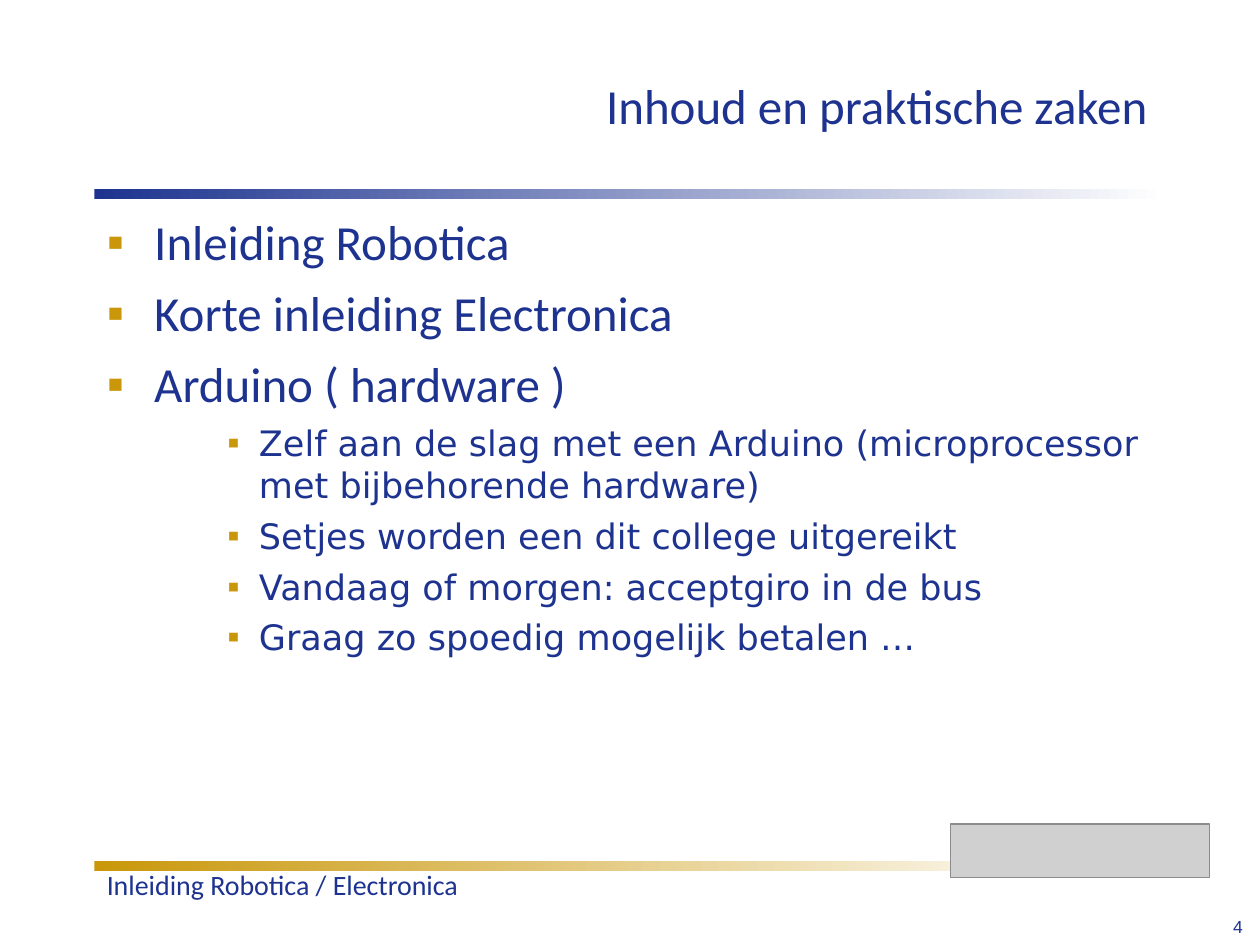
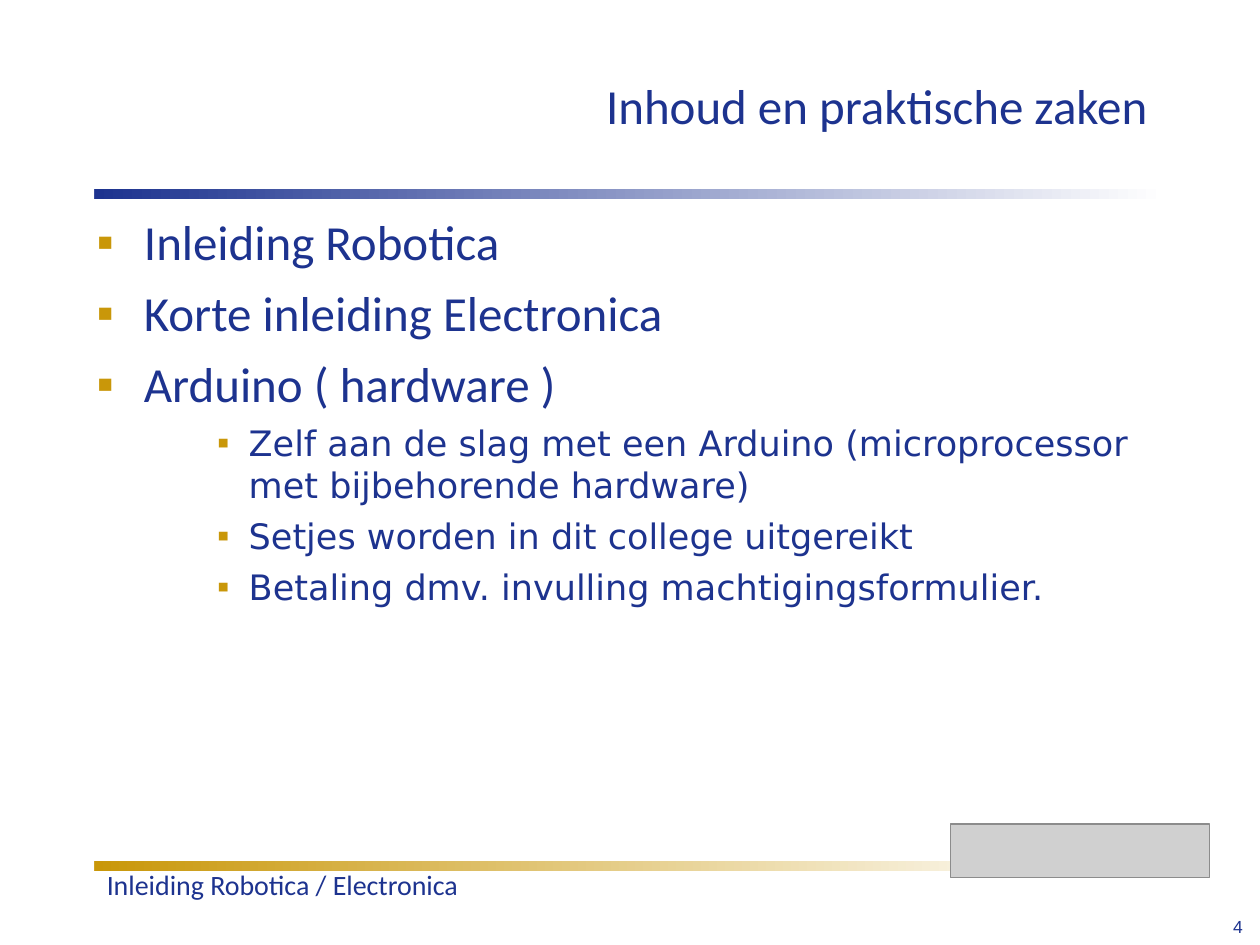
Before and after one commit to humiq/Greendevelopment, a slide deck: slide 4 of trunk/documents/Colleges/ISIROB College 1.ppt. Drawn at 1260x945 pixels with LibreOffice and Linux fonts; fonts in the diff are those of the drawing; grey boxes stand for pictures; background and template pictures are left out. Boxes give left, top, right and bottom in pixels: in the first picture for what was removed or moved away, otherwise in the second. Text is boxed around its words. In the diff, an @@ line names an element or a change of style, - is before the commit and + after.

```diff
--- a/trunk/documents/Colleges/ISIROB College 1.ppt
+++ b/trunk/documents/Colleges/ISIROB College 1.ppt
@@ text "Inleiding Robotica": place and size @@
-text "Inleiding Robotica" at (154, 226, 1138, 658)
+text "Inleiding Robotica" at (144, 226, 1127, 608)
@@ text at (249, 522, 1043, 608): text changed @@
-    ▪ Setjes worden een dit college uitgereikt
-    ▪ Vandaag of morgen: acceptgiro in de bus
-    ▪ Graag zo spoedig mogelijk betalen …
+    ▪ Setjes worden in dit college uitgereikt
+    ▪ Betaling dmv. invulling machtigingsformulier.
```
Also in this commit, not shown: 24 other slides changed, 2 slides added.
